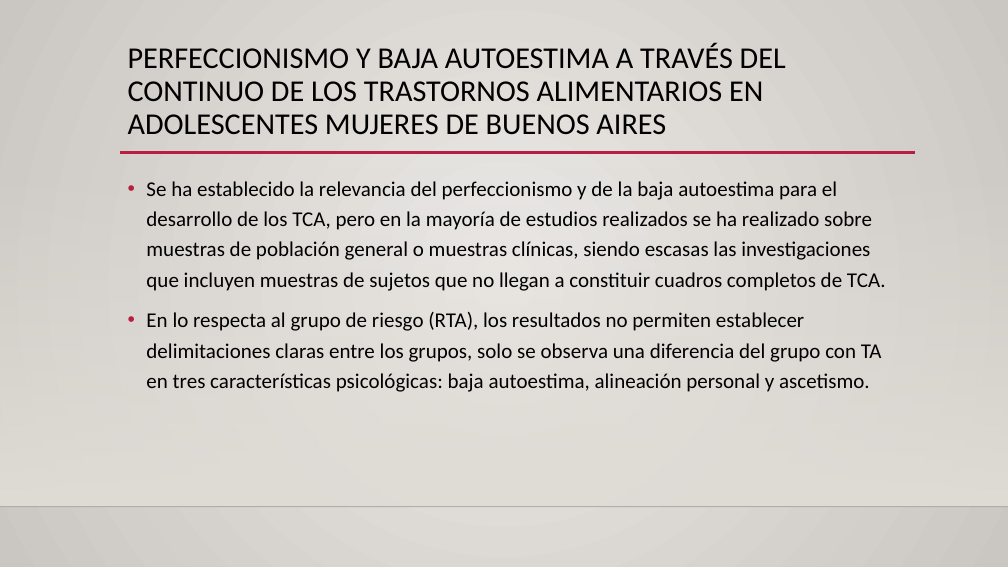
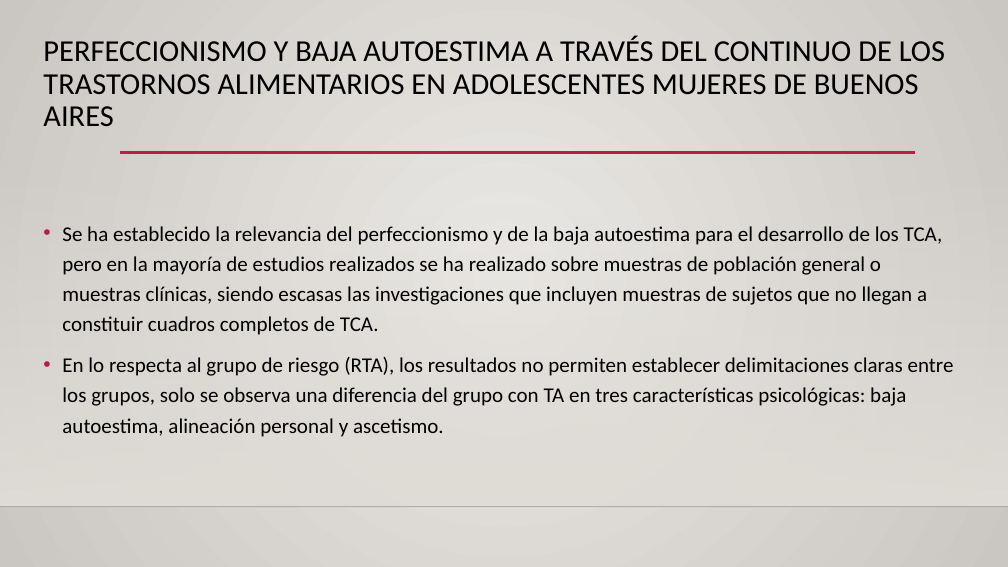
Before and after one commit to patriciamz-153/tesis, a slide deck: slide 22 of Presentación de Tesis Parte 2.pptx. Drawn at 1008x567 pixels with LibreOffice and Linux fonts; fonts in the diff are those of the drawing; background and template pictures are left out. Boxes give left, top, right and bottom in pixels: in the first picture for what was removed or moved away, otherwise in the second. Text is boxed around its words. In the diff, an @@ line names an element or a change of style, - is before the commit and + after.

```diff
--- a/Presentación de Tesis Parte 2.pptx
+++ b/Presentación de Tesis Parte 2.pptx
@@ title "PERFECCIONISMO Y BAJA AUTOESTIMA A ..." moved from (x1=128, y1=43, x2=786, y2=135) to (x1=43, y1=35, x2=945, y2=126) @@
@@ title "PERFECCIONISMO Y BAJA AUTOESTIMA A ..." at (x1=43, y1=35, x2=945, y2=126): size 28.8 to 29 pt; vertical alignment top to middle @@
@@ text "Se ha establecido la relevancia ..." moved from (x1=146, y1=181, x2=886, y2=392) to (x1=62, y1=226, x2=954, y2=437) @@
@@ text "Se ha establecido la relevancia ..." at (x1=62, y1=226, x2=954, y2=437): vertical alignment top to middle @@
```
Also in this commit, not shown: 23 other slides changed, 2 other files.
